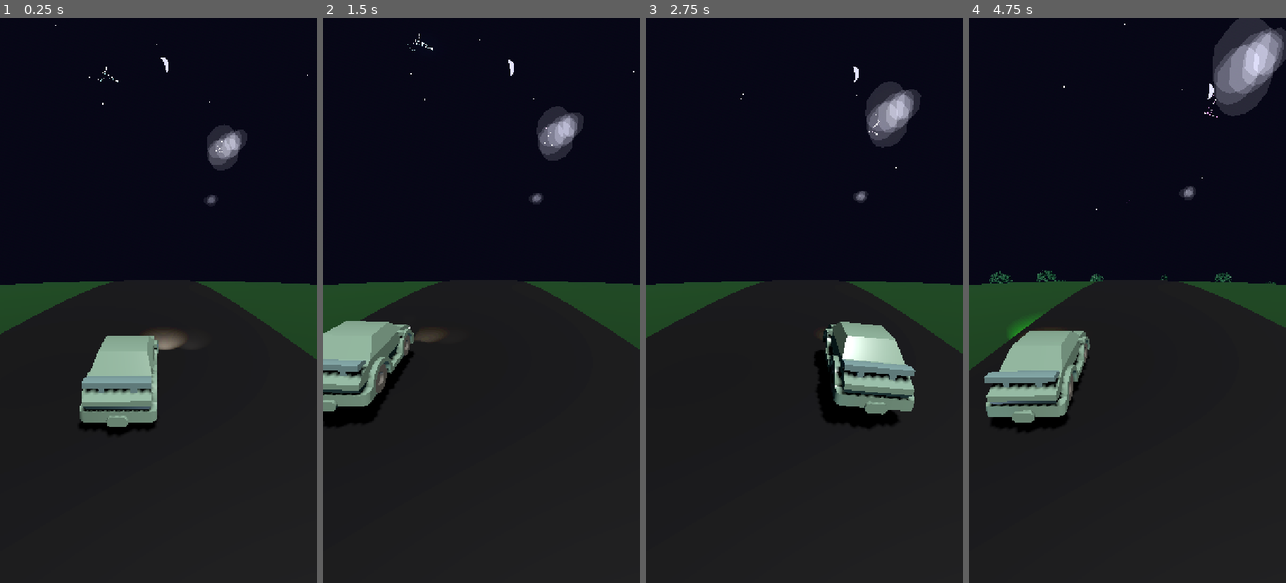
Above: before the commit, frames 1-4 (left to right).
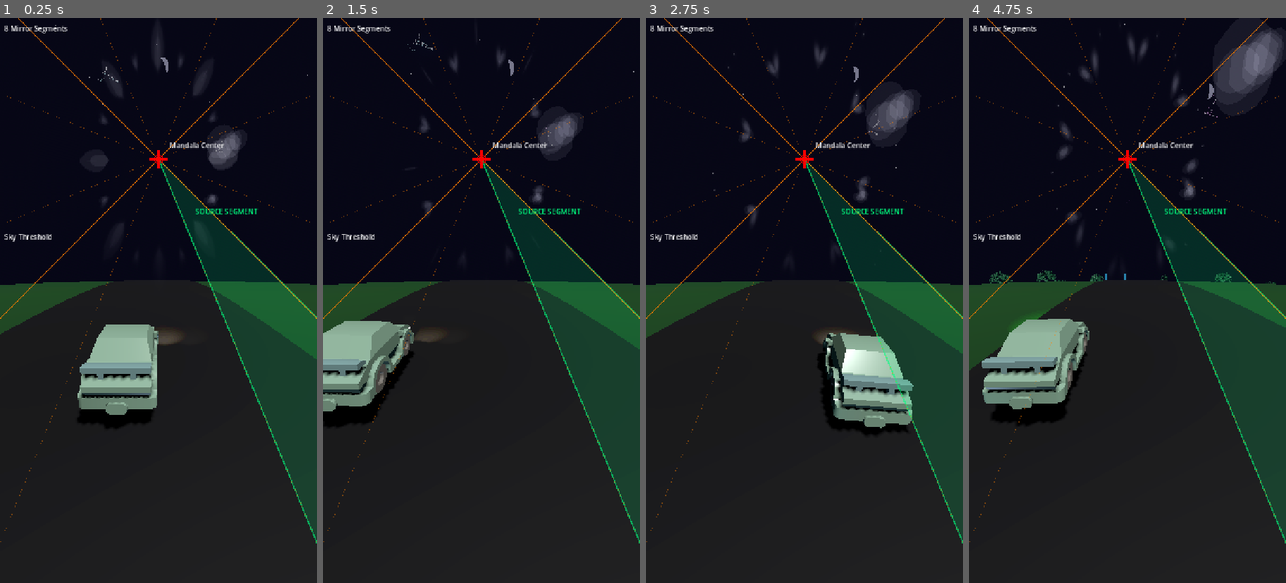
Above: after the commit, the same moments.

Repository: rooshimadethis/just-a-chill-drive
Game: Godot game, scene res://scenes/game.tscn
Two runs of this game, one before a commit and one after it. Both use one fixed random seed, a clock stepped at 60 frames per second and the inputs below.
Inputs (mouse positions are in pixels of both pictures, inside the frame that each line leads up to):
- Up to frame 1 (0.25 s): no input
- Up to frame 2 (1.5 s): move the mouse to (551, 272) at 0.52 s; hold Right (ui_right) 0.53-1.25 s; click (551, 272) at 0.67 s; drag from (418, 328) to (465, 413) at 1.27 s
- Up to frame 3 (2.75 s): move the mouse to (836, 176) at 2.02 s; hold Right (ui_right) from 2.03 s (still down); click (836, 176) at 2.17 s
- Up to frame 4 (4.75 s): release Right (ui_right) at 2.75 s; drag from (1111, 413) to (1032, 215) at 2.77 s; move the mouse to (1222, 385) at 3.52 s; hold Left (ui_left) 3.53-4.25 s; click (1222, 385) at 3.67 s; drag from (1032, 215) to (1079, 159) at 4.27 s

The runs differ from the first frame. In frame 1, 15% of the frame differs, in the area x 0-100%, y 0-93%; in frame 2, 12%; in frame 3, 15%; in frame 4, 17%.

Commit message:
mandala debug and untested master bpm

Diff:
--- a/scenes/game.tscn
+++ b/scenes/game.tscn
@@ -11,6 +11,7 @@
 [ext_resource type="Shader" path="res://shaders/kaleidoscope_sky.gdshader" id="9_kaleidoscope"]
 [ext_resource type="Shader" path="res://shaders/mandala_effect.gdshader" id="10_mandala"]
 [ext_resource type="Script" path="res://scripts/mandala_overlay.gd" id="11_mandala_script"]
+[ext_resource type="Script" path="res://scripts/mandala_debug.gd" id="12_mandala_debug"]
 
 [sub_resource type="ShaderMaterial" id="ShaderMaterial_sky"]
 shader = ExtResource("9_kaleidoscope")
@@ -126,3 +127,17 @@
 sky_threshold = 0.4
 blend_softness = 0.1
 center_offset = Vector2(0.5, 0.25)
+
+[node name="MandalaDebug" type="Control" parent="CanvasLayer"]
+layout_mode = 3
+anchors_preset = 15
+anchor_right = 1.0
+anchor_bottom = 1.0
+grow_horizontal = 2
+grow_vertical = 2
+mouse_filter = 2
+script = ExtResource("12_mandala_debug")
+mirror_segments = 8
+center_offset = Vector2(0.5, 0.25)
+sky_threshold = 0.4
+blend_softness = 0.1
--- a/scripts/audio_system.gd
+++ b/scripts/audio_system.gd
@@ -14,12 +14,13 @@
 # Kick Drum Player (60 BPM heartbeat)
 var kick_player: AudioStreamPlayer
 var kick_playback: AudioStreamGeneratorPlayback
-var kick_timer: float = 0.0
-var kick_interval: float = 1.0  # 60 BPM = 1 beat per second
 var is_generating_kick = false
 var kick_frame_index = 0
 var kick_total_frames = 0
 
+# Reference to GameManager for metronome
+var game_manager: Node
+
 # Restorative chord progressions (60 BPM, slow harmonic rhythm)
 # Using open voicings (spread across 2+ octaves) and maj7/sus chords
 # Frequencies in Hz - each chord has 4-5 notes for rich, floating texture
@@ -44,9 +45,21 @@
 var chord_states = []
 
 func _ready():
+	# Get reference to GameManager
+	game_manager = get_node("/root/Game/GameManager")
+
 	setup_engine_noise()
 	setup_chord_players()
 	setup_kick_drum()
+
+	# Connect to metronome for kick drum timing
+	if game_manager:
+		game_manager.beat_occurred.connect(_on_beat_occurred)
+		print("AudioSystem: Connected to metronome for kick drum")
+
+func _on_beat_occurred(beat_number: int):
+	# Trigger kick on every beat (60 BPM = 1 beat per second)
+	trigger_kick()
 
 func setup_engine_noise():
 	# Create continuous brown noise player
@@ -113,12 +126,6 @@
 	for i in range(num_chord_voices):
 		if chord_states[i]["is_generating"]:
 			generate_chord_frames(i)
-
-	# Kick drum timing (60 BPM = 1 beat per second)
-	kick_timer += delta
-	if kick_timer >= kick_interval:
-		kick_timer -= kick_interval
-		trigger_kick()
 
 	# Generate kick drum frames if active
 	if is_generating_kick:
--- a/scripts/game_manager.gd
+++ b/scripts/game_manager.gd
@@ -1,6 +1,8 @@
 extends Node
 
 signal score_updated(new_score)
+signal beat_occurred(beat_number: int)  # Emitted on every beat
+signal bar_occurred(bar_number: int)    # Emitted every 4 beats
 
 var harmony_score: int = 0
 var camera_x: float = 0.0  # Track camera's current X position for smooth lerp
@@ -9,6 +11,19 @@
 # Cache for optimization
 var last_camera_update_x: float = 0.0
 var camera_update_threshold: float = 0.01  # Only update if change > 0.01 units
+
+# ===== CENTRALIZED 60 BPM METRONOME =====
+# This is the single source of truth for all timing in the game
+const BPM: float = 60.0
+const BEAT_DURATION: float = 1.0  # 60 BPM = 1 second per beat
+const BAR_DURATION: float = 4.0   # 4 beats per bar = 4 seconds
+
+var metronome_time: float = 0.0        # Total elapsed time in seconds
+var current_beat: int = 0              # Current beat number (0, 1, 2, 3, ...)
+var current_bar: int = 0               # Current bar number (0, 1, 2, ...)
+var beat_phase: float = 0.0            # Current position within beat (0.0 to 1.0)
+var bar_phase: float = 0.0             # Current position within bar (0.0 to 1.0)
+var last_beat: int = -1                # Track last beat to detect changes
 
 func _ready():
 	# Allow time for the scene to fully load
@@ -17,6 +32,30 @@
 	setup_environment()
 
 func _process(delta):
+	# ===== UPDATE METRONOME =====
+	# This runs first so all other systems can use updated timing
+	metronome_time += delta
+
+	# Calculate current beat and bar
+	current_beat = int(metronome_time / BEAT_DURATION)
+	current_bar = int(metronome_time / BAR_DURATION)
+
+	# Calculate phase within current beat (0.0 to 1.0)
+	beat_phase = fmod(metronome_time, BEAT_DURATION) / BEAT_DURATION
+
+	# Calculate phase within current bar (0.0 to 1.0)
+	bar_phase = fmod(metronome_time, BAR_DURATION) / BAR_DURATION
+
+	# Emit signals when beat changes
+	if current_beat != last_beat:
+		last_beat = current_beat
+		beat_occurred.emit(current_beat)
+
+		# Emit bar signal every 4 beats
+		if current_beat % 4 == 0:
+			bar_occurred.emit(current_bar)
+
+	# ===== CAMERA FOLLOWING LOGIC =====
 	# Camera Following Logic - follows both road curve and player position
 
 	# Sync Time (calculate once per frame)
@@ -48,6 +87,45 @@
 		if cam:
 			cam.position.x = camera_x
 
+
+# ===== METRONOME HELPER FUNCTIONS =====
+# These allow other systems to query the metronome state
+
+func get_beat_phase() -> float:
+	"""Returns current position within beat (0.0 to 1.0)"""
+	return beat_phase
+
+func get_bar_phase() -> float:
+	"""Returns current position within bar (0.0 to 1.0)"""
+	return bar_phase
+
+func get_current_beat() -> int:
+	"""Returns the current beat number"""
+	return current_beat
+
+func get_current_bar() -> int:
+	"""Returns the current bar number"""
+	return current_bar
+
+func is_on_beat(tolerance: float = 0.1) -> bool:
+	"""Returns true if we're close to a beat (within tolerance)"""
+	return beat_phase < tolerance or beat_phase > (1.0 - tolerance)
+
+func is_on_bar(tolerance: float = 0.1) -> bool:
+	"""Returns true if we're close to a bar (within tolerance)"""
+	return bar_phase < tolerance or bar_phase > (1.0 - tolerance)
+
+func get_time_to_next_beat() -> float:
+	"""Returns time in seconds until next beat"""
+	return (1.0 - beat_phase) * BEAT_DURATION
+
+func get_time_to_next_bar() -> float:
+	"""Returns time in seconds until next bar"""
+	return (1.0 - bar_phase) * BAR_DURATION
+
+func get_metronome_time() -> float:
+	"""Returns total elapsed metronome time"""
+	return metronome_time
 
 
 
--- a/scripts/lane_line_spawner.gd
+++ b/scripts/lane_line_spawner.gd
@@ -1,12 +1,10 @@
 extends Node3D
 
-@export var spawn_interval: float = 1.0  # 60 BPM: 1 beat = 1 second (visual rhythm)
 @export var scroll_speed: float = 17.0  # Reduced 10% (was 18.8)
 @export var lane_width: float = 2.0  # Distance from center
 @export var line_length: float = 3.0  # Length of each dash
 @export var line_width: float = 0.15  # Width of the line
 
-var spawn_timer: float = 0.0
 var lane_lines = []
 var lane_material: ShaderMaterial
 var game_manager: Node
@@ -19,6 +17,15 @@
 	game_manager = get_node("/root/Game/GameManager")
 	_initialize_material()
 	_initialize_pool()
+
+	# Connect to GameManager's metronome
+	if game_manager:
+		game_manager.beat_occurred.connect(_on_beat_occurred)
+		print("Lane Line Spawner: Connected to metronome (spawning every beat)")
+
+func _on_beat_occurred(beat_number: int):
+	# Spawn lane lines on every beat (every 1 second at 60 BPM)
+	spawn_lane_line_set()
 
 func _initialize_pool():
 	# Pre-create lane lines to avoid runtime allocation
@@ -85,12 +92,6 @@
 			_return_to_pool(line)
 			lane_lines.remove_at(i)
 
-	# Spawn new lane lines
-	spawn_timer += delta
-	if spawn_timer >= spawn_interval:
-		spawn_timer = 0.0
-		spawn_lane_line_set()
-
 func spawn_lane_line_set():
 	# Spawn Left Lane Line
 	var line_left = _get_pooled_line()
--- /dev/null
+++ b/scripts/mandala_debug.gd
@@ -0,0 +1,245 @@
+extends Control
+
+@export var enable_debug: bool = true
+@export var mirror_segments: int = 8
+@export var center_offset: Vector2 = Vector2(0.5, 0.25)
+@export var sky_threshold: float = 0.4
+@export var blend_softness: float = 0.1
+@export var line_color: Color = Color(1.0, 0.5, 0.0, 0.8)  # Orange with transparency
+@export var center_color: Color = Color(1.0, 0.0, 0.0, 1.0)  # Red for center point
+@export var threshold_color: Color = Color(0.0, 1.0, 1.0, 0.6)  # Cyan for threshold line
+
+var screen_size: Vector2
+
+func _ready():
+	# Make sure we cover the whole screen
+	set_anchors_preset(Control.PRESET_FULL_RECT)
+
+	# Ensure we're on top of everything
+	z_index = 200
+
+	# Make background transparent
+	mouse_filter = Control.MOUSE_FILTER_IGNORE
+
+func _process(_delta):
+	if enable_debug:
+		queue_redraw()
+
+func _draw():
+	if not enable_debug:
+		return
+
+	screen_size = get_viewport_rect().size
+
+	# Calculate center point in screen coordinates
+	var center_pos = Vector2(
+		center_offset.x * screen_size.x,
+		center_offset.y * screen_size.y
+	)
+
+	# Draw sky threshold line
+	_draw_sky_threshold()
+
+	# Draw mirror segment lines radiating from center
+	_draw_mirror_segments(center_pos)
+
+	# Draw center point
+	_draw_center_point(center_pos)
+
+	# Draw labels
+	_draw_labels(center_pos)
+
+func _draw_sky_threshold():
+	# Draw the main threshold line
+	var threshold_y = sky_threshold * screen_size.y
+	draw_line(
+		Vector2(0, threshold_y),
+		Vector2(screen_size.x, threshold_y),
+		threshold_color,
+		2.0
+	)
+
+	# Draw blend softness range
+	var blend_top = (sky_threshold - blend_softness) * screen_size.y
+	var blend_bottom = (sky_threshold + blend_softness) * screen_size.y
+
+	# Draw dashed lines for blend range
+	_draw_dashed_line(
+		Vector2(0, blend_top),
+		Vector2(screen_size.x, blend_top),
+		Color(threshold_color.r, threshold_color.g, threshold_color.b, 0.3),
+		1.0,
+		10.0
+	)
+	_draw_dashed_line(
+		Vector2(0, blend_bottom),
+		Vector2(screen_size.x, blend_bottom),
+		Color(threshold_color.r, threshold_color.g, threshold_color.b, 0.3),
+		1.0,
+		10.0
+	)
+
+func _draw_mirror_segments(center_pos: Vector2):
+	# Calculate the segment angle
+	var segment_angle = TAU / float(mirror_segments)
+
+	# First, draw the source segment highlight (the first half-segment)
+	# This is the "master" segment that all others mirror
+	_draw_source_segment_highlight(center_pos, segment_angle)
+
+	# Draw lines for each mirror segment
+	for i in range(mirror_segments):
+		var angle = i * segment_angle
+
+		# Calculate end point (extend to edge of screen)
+		var max_radius = screen_size.length()  # Diagonal length to ensure we reach edges
+		var end_pos = center_pos + Vector2(cos(angle), sin(angle)) * max_radius
+
+		# Draw the segment boundary line
+		draw_line(center_pos, end_pos, line_color, 2.0)
+
+		# Draw the half-segment line (where mirroring happens) with dashed line
+		var half_angle = angle + segment_angle * 0.5
+		var half_end_pos = center_pos + Vector2(cos(half_angle), sin(half_angle)) * max_radius
+		_draw_dashed_line(
+			center_pos,
+			half_end_pos,
+			Color(line_color.r, line_color.g, line_color.b, 0.4),
+			1.0,
+			15.0
+		)
+
+func _draw_source_segment_highlight(center_pos: Vector2, segment_angle: float):
+	# The source segment is rotated one segment counter-clockwise
+	# This matches the shader's rotation offset
+	var half_segment = segment_angle * 0.5
+
+	# Rotate counter-clockwise by one full segment (add positive angle)
+	var start_angle = segment_angle
+	var end_angle = start_angle + half_segment
+
+	# Create a polygon to fill the source segment
+	var max_radius = screen_size.length()
+	var points = PackedVector2Array()
+
+	# Start at center
+	points.append(center_pos)
+
+	# Create arc from start_angle to end_angle
+	var arc_steps = 32
+	for i in range(arc_steps + 1):
+		var t = float(i) / float(arc_steps)
+		var angle = lerp(start_angle, end_angle, t)
+		var point = center_pos + Vector2(cos(angle), sin(angle)) * max_radius
+		points.append(point)
+
+	# Back to center to close the shape
+	points.append(center_pos)
+
+	# Draw filled polygon with semi-transparent green
+	var source_color = Color(0.0, 1.0, 0.5, 0.15)  # Bright green with low opacity
+	draw_colored_polygon(points, source_color)
+
+	# Draw outline in brighter green
+	var outline_color = Color(0.0, 1.0, 0.5, 0.6)
+	for i in range(points.size() - 1):
+		draw_line(points[i], points[i + 1], outline_color, 3.0)
+
+func _draw_center_point(center_pos: Vector2):
+	# Draw a crosshair at the center point
+	var cross_size = 20.0
+
+	# Horizontal line
+	draw_line(
+		Vector2(center_pos.x - cross_size, center_pos.y),
+		Vector2(center_pos.x + cross_size, center_pos.y),
+		center_color,
+		3.0
+	)
+
+	# Vertical line
+	draw_line(
+		Vector2(center_pos.x, center_pos.y - cross_size),
+		Vector2(center_pos.x, center_pos.y + cross_size),
+		center_color,
+		3.0
+	)
+
+	# Draw a circle at the center
+	draw_arc(center_pos, 10.0, 0, TAU, 32, center_color, 2.0)
+
+func _draw_labels(center_pos: Vector2):
+	# Draw label for center point
+	var font = ThemeDB.fallback_font
+	var font_size = 16
+
+	draw_string(
+		font,
+		center_pos + Vector2(25, -25),
+		"Mandala Center",
+		HORIZONTAL_ALIGNMENT_LEFT,
+		-1,
+		font_size,
+		Color(1, 1, 1, 1)
+	)
+
+	# Draw label for threshold
+	var threshold_y = sky_threshold * screen_size.y
+	draw_string(
+		font,
+		Vector2(10, threshold_y - 10),
+		"Sky Threshold",
+		HORIZONTAL_ALIGNMENT_LEFT,
+		-1,
+		font_size,
+		Color(1, 1, 1, 1)
+	)
+
+	# Draw segment count label
+	draw_string(
+		font,
+		Vector2(10, 30),
+		str(mirror_segments) + " Mirror Segments",
+		HORIZONTAL_ALIGNMENT_LEFT,
+		-1,
+		font_size,
+		Color(1, 1, 1, 1)
+	)
+
+	# Draw source segment label
+	var segment_angle = TAU / float(mirror_segments)
+	var half_segment = segment_angle * 0.5
+	# Rotate counter-clockwise by one segment
+	var start_angle = segment_angle
+	var end_angle = start_angle + half_segment
+	var label_angle = (start_angle + end_angle) * 0.5  # Middle of the source segment
+	var label_distance = 150.0  # Distance from center
+	var label_pos = center_pos + Vector2(cos(label_angle), sin(label_angle)) * label_distance
+
+	draw_string(
+		font,
+		label_pos,
+		"SOURCE SEGMENT",
+		HORIZONTAL_ALIGNMENT_CENTER,
+		-1,
+		font_size,
+		Color(0.0, 1.0, 0.5, 1.0)  # Bright green
+	)
+
+func _draw_dashed_line(from: Vector2, to: Vector2, color: Color, width: float, dash_length: float):
+	var direction = (to - from).normalized()
+	var distance = from.distance_to(to)
+	var current_pos = from
+	var traveled = 0.0
+	var drawing = true
+
+	while traveled < distance:
+		var next_traveled = min(traveled + dash_length, distance)
+		var next_pos = from + direction * next_traveled
+
+		if drawing:
+			draw_line(current_pos, next_pos, color, width)
+
+		current_pos = next_pos
+		traveled = next_traveled
+		drawing = not drawing
--- a/scripts/mandala_overlay.gd
+++ b/scripts/mandala_overlay.gd
@@ -60,38 +60,48 @@
 	if not enable_mandala:
 		return
 
+	# Check if debug mode is enabled
+	var debug_enabled = _is_debug_enabled()
+
 	var opacity_changed = false
 
-	# Handle activation timing
-	if not is_active and not is_fading_in:
-		time_until_next_activation -= delta
-		if time_until_next_activation <= 0.0:
-			_start_effect()
+	if debug_enabled:
+		# Force 50% opacity when debug is enabled
+		if current_opacity != 0.5:
+			current_opacity = 0.5
+			opacity_changed = true
+	else:
+		# Normal behavior when debug is disabled
+		# Handle activation timing
+		if not is_active and not is_fading_in:
+			time_until_next_activation -= delta
+			if time_until_next_activation <= 0.0:
+				_start_effect()
 
-	# Handle fade in
-	if is_fading_in:
-		current_opacity += (delta / fade_duration)
-		opacity_changed = true
-		if current_opacity >= 1.0:
-			current_opacity = 1.0
-			is_fading_in = false
-			is_active = true
-			effect_timer = effect_duration
+		# Handle fade in
+		if is_fading_in:
+			current_opacity += (delta / fade_duration)
+			opacity_changed = true
+			if current_opacity >= 1.0:
+				current_opacity = 1.0
+				is_fading_in = false
+				is_active = true
+				effect_timer = effect_duration
 
-	# Handle active effect
-	if is_active:
-		effect_timer -= delta
-		if effect_timer <= 0.0:
-			_end_effect()
+		# Handle active effect
+		if is_active:
+			effect_timer -= delta
+			if effect_timer <= 0.0:
+				_end_effect()
 
-	# Handle fade out
-	if is_fading_out:
-		current_opacity -= (delta / fade_duration)
-		opacity_changed = true
-		if current_opacity <= 0.0:
-			current_opacity = 0.0
-			is_fading_out = false
-			_schedule_next_activation()
+		# Handle fade out
+		if is_fading_out:
+			current_opacity -= (delta / fade_duration)
+			opacity_changed = true
+			if current_opacity <= 0.0:
+				current_opacity = 0.0
+				is_fading_out = false
+				_schedule_next_activation()
 
 	# Only update shader if opacity changed
 	if opacity_changed and mandala_material:
@@ -121,3 +131,12 @@
 		mandala_material.set_shader_parameter("blend_softness", blend_softness)
 		mandala_material.set_shader_parameter("center_offset", center_offset)
 		mandala_material.set_shader_parameter("opacity", 0.0)
+
+func _is_debug_enabled() -> bool:
+	# Check if MandalaDebug node exists and has debug enabled
+	var canvas_layer = get_parent()
+	if canvas_layer:
+		var debug_node = canvas_layer.get_node_or_null("MandalaDebug")
+		if debug_node and "enable_debug" in debug_node:
+			return debug_node.enable_debug
+	return false
--- /dev/null
+++ b/scripts/metronome_debug_overlay.gd
@@ -0,0 +1,71 @@
+extends CanvasLayer
+
+# Debug overlay to visualize the metronome synchronization
+# Add this to your scene to see the metronome in action
+
+var game_manager: Node
+var label: Label
+
+func _ready():
+	game_manager = get_node("/root/Game/GameManager")
+
+	# Create label for debug info
+	label = Label.new()
+	label.position = Vector2(10, 10)
+	label.add_theme_font_size_override("font_size", 20)
+	add_child(label)
+
+	# Connect to metronome signals
+	if game_manager:
+		game_manager.beat_occurred.connect(_on_beat)
+		game_manager.bar_occurred.connect(_on_bar)
+
+func _on_beat(beat_number: int):
+	# Flash the label on each beat
+	label.modulate = Color.YELLOW
+
+func _on_bar(bar_number: int):
+	# Flash brighter on each bar
+	label.modulate = Color.ORANGE
+
+func _process(delta):
+	if not game_manager:
+		label.text = "GameManager not found!"
+		return
+
+	# Update debug info
+	var beat = game_manager.get_current_beat()
+	var bar = game_manager.get_current_bar()
+	var beat_phase = game_manager.get_beat_phase()
+	var bar_phase = game_manager.get_bar_phase()
+	var time = game_manager.get_metronome_time()
+
+	label.text = "METRONOME DEBUG\n"
+	label.text += "Time: %.2f s\n" % time
+	label.text += "Beat: %d (%.1f%%)\n" % [beat, beat_phase * 100]
+	label.text += "Bar: %d (%.1f%%)\n" % [bar, bar_phase * 100]
+	label.text += "Beat in Bar: %d/4\n" % (beat % 4 + 1)
+
+	# Visual beat indicator
+	var beat_bar = ""
+	for i in range(4):
+		if i == (beat % 4):
+			beat_bar += "█ "
+		else:
+			beat_bar += "▯ "
+	label.text += beat_bar + "\n"
+
+	# Phase bar (visual representation)
+	var phase_bar_length = 20
+	var filled = int(beat_phase * phase_bar_length)
+	var phase_bar = "["
+	for i in range(phase_bar_length):
+		if i < filled:
+			phase_bar += "="
+		else:
+			phase_bar += " "
+	phase_bar += "]"
+	label.text += phase_bar
+
+	# Fade back to white
+	label.modulate = label.modulate.lerp(Color.WHITE, delta * 5.0)
--- a/scripts/player.gd
+++ b/scripts/player.gd
@@ -183,13 +183,17 @@
 	# Clamp is implicit by mapping logic, but good safety
 	position.x = clamp(position.x, -max_x, max_x)
 
-	# Vertical float synchronized to 60 BPM (4-beat cycle = 4 seconds)
-	# At 60 BPM: 1 beat = 1 second, so 4 beats = 4 seconds per complete float cycle
-	# This creates a breathing-like rhythm for attention restoration
-	var bpm = 60.0
-	var beats_per_cycle = 4.0 # Complete up-down motion over 4 beats
-	var seconds_per_cycle = beats_per_cycle * (60.0 / bpm) # = 4 seconds
-	var float_frequency = TAU / seconds_per_cycle # Radians per second
-	var time_in_seconds = Time.get_ticks_msec() / 1000.0
-
-	position.y = 0.5 + sin(time_in_seconds * float_frequency) * sway_amount
+	# Vertical float synchronized to 60 BPM metronome (4-beat cycle = 4 seconds)
+	# Use the metronome's bar_phase for perfect synchronization
+	if game_manager:
+		var bar_phase = game_manager.get_bar_phase()
+		# Convert phase (0.0 to 1.0) to full sine wave cycle (0 to TAU)
+		position.y = 0.5 + sin(bar_phase * TAU) * sway_amount
+	else:
+		# Fallback to time-based if GameManager not available
+		var bpm = 60.0
+		var beats_per_cycle = 4.0
+		var seconds_per_cycle = beats_per_cycle * (60.0 / bpm)
+		var float_frequency = TAU / seconds_per_cycle
+		var time_in_seconds = Time.get_ticks_msec() / 1000.0
+		position.y = 0.5 + sin(time_in_seconds * float_frequency) * sway_amount
--- a/scripts/spawner.gd
+++ b/scripts/spawner.gd
@@ -1,22 +1,22 @@
 extends Node3D
 
 @export var obstacle_scene: PackedScene
-@export var spawn_interval: float = 4.0  # 60 BPM: 4 beats = 4 seconds (synced with chord changes)
 @export var speed: float = 17.0  # Reduced 10% (was 18.8)
 
-var spawn_timer: float = 0.0
 var spawn_count: int = 0
 var last_lane_index: int = -1  # Track last lane to avoid consecutive spawns
+var game_manager: Node
 
 func _ready():
-	pass
+	# Connect to GameManager's metronome
+	game_manager = get_node("/root/Game/GameManager")
+	if game_manager:
+		game_manager.bar_occurred.connect(_on_bar_occurred)
+		print("Gate Spawner: Connected to metronome (spawning every 4 beats)")
 
-func _process(delta):
-	spawn_timer += delta
-	if spawn_timer >= spawn_interval:
-		# Reset timer with slight organic variance (+/- 0.2s) for natural feel
-		spawn_timer = randf_range(-0.2, 0.2)
-		spawn_gate()
+func _on_bar_occurred(bar_number: int):
+	# Spawn a gate on every bar (every 4 beats = 4 seconds at 60 BPM)
+	spawn_gate()
 
 func spawn_gate():
 	if not obstacle_scene:
--- a/shaders/mandala_effect.gdshader
+++ b/shaders/mandala_effect.gdshader
@@ -41,6 +41,11 @@
 
         // Create mirror segments
         float segment_angle = 6.28318530718 / float(mirror_segments); // 2*PI / segments
+
+        // Rotate the entire pattern one segment counter-clockwise
+        // Counter-clockwise = add positive angle (in standard math coords)
+        angle += segment_angle;
+
         angle = mod(angle, segment_angle);
 
         // Mirror every other segment for perfect symmetry
Not shown, added: scripts/mandala_debug.gd.uid
Not shown, added: scripts/metronome_debug_overlay.gd.uid
Not shown, added: .agent/mandala_debug_guide.md
Not shown, added: docs/metronome_debug_overlay_usage.md
Not shown, added: docs/metronome_implementation_summary.md
Not shown, added: docs/metronome_system.md
